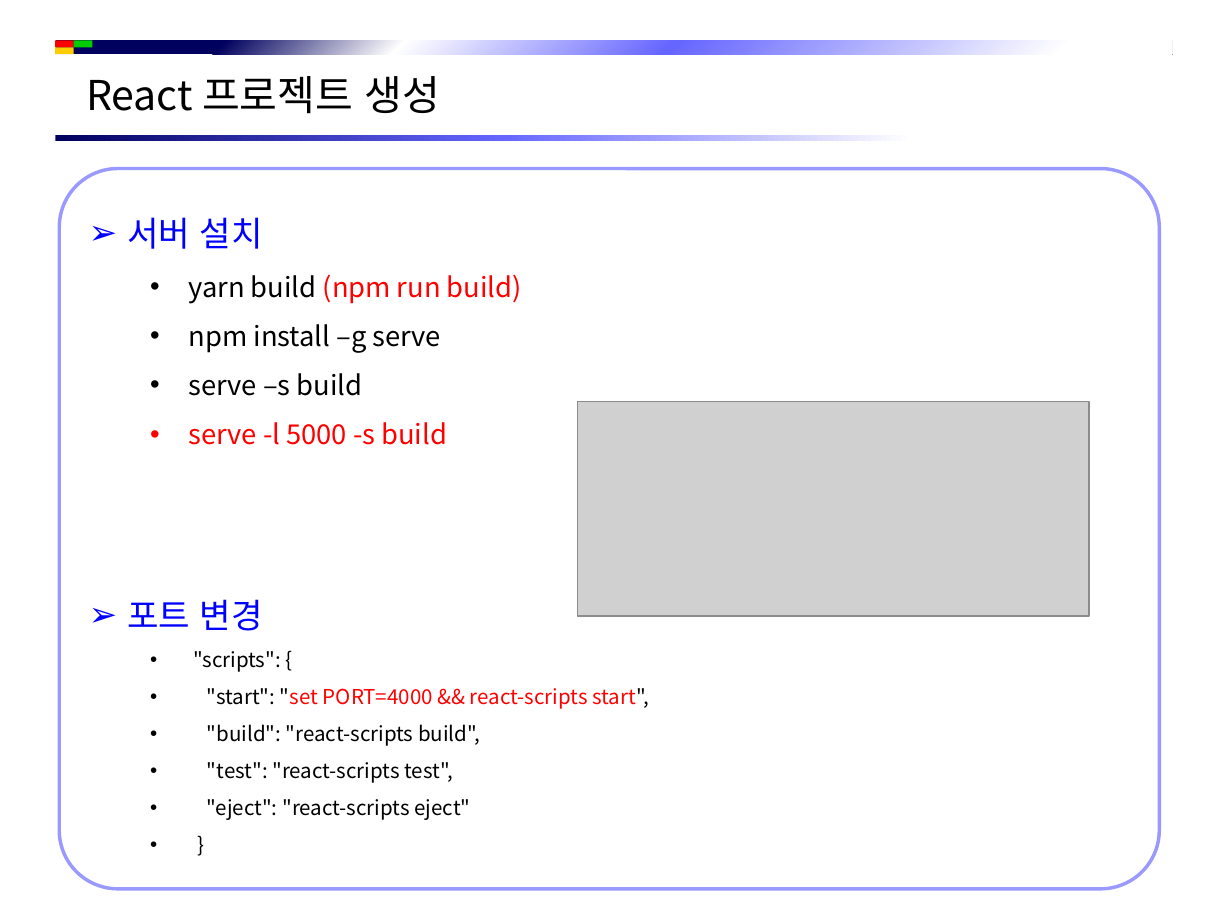
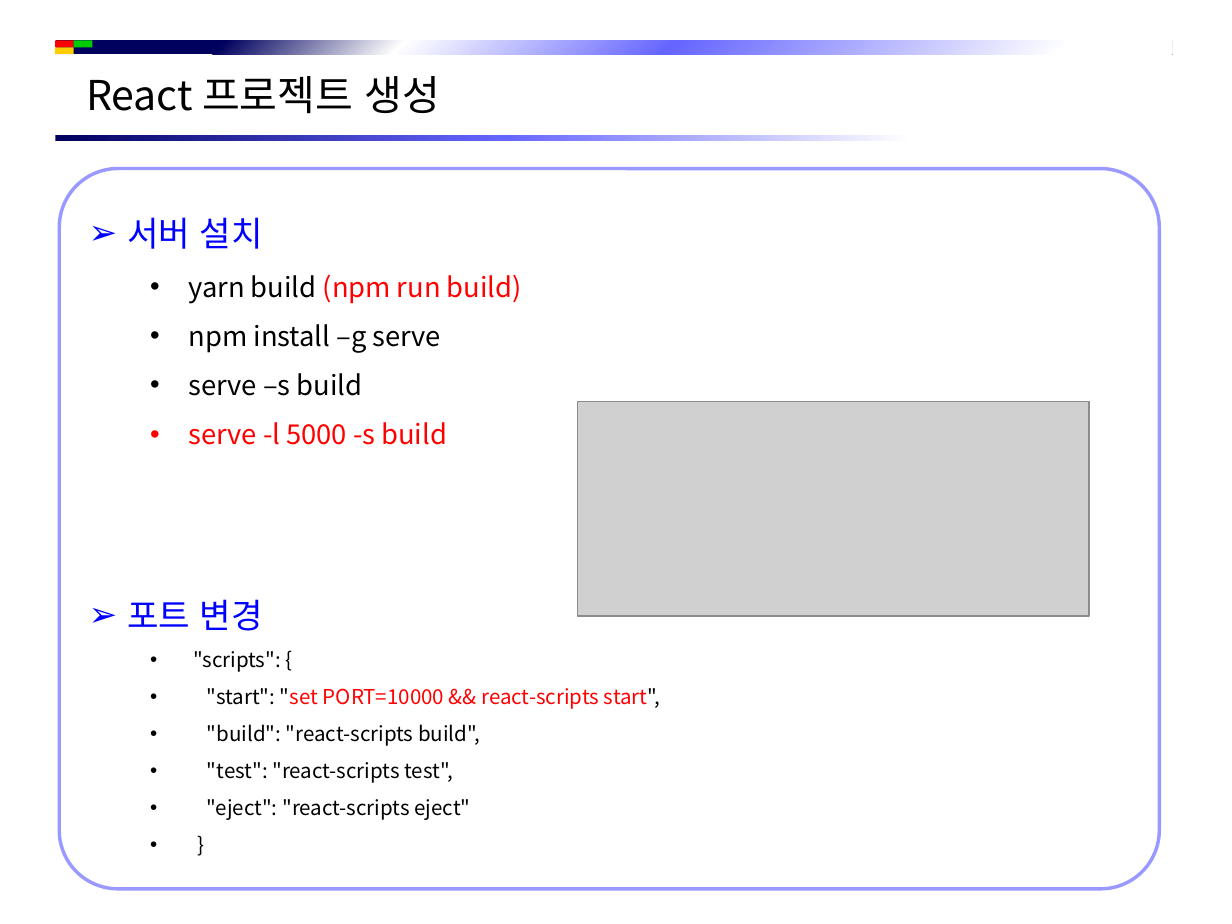
Before and after one commit to jsh-1235/Document, a slide deck: slide 10 of Front-End/React/React 시작하기.pptx. Drawn at 1232x924 pixels with LibreOffice and Linux fonts; fonts in the diff are those of the drawing; grey boxes stand for pictures; background and template pictures are left out. Boxes give left, top, right and bottom in pixels: in the first picture for what was removed or moved away, otherwise in the second. Text is boxed around its words. In the diff, an @@ line names an element or a change of style, - is before the commit and + after.

```diff
--- a/Front-End/React/React 시작하기.pptx
+++ b/Front-End/React/React 시작하기.pptx
@@ text in rounded rectangle at [207, 688, 661, 709]: text changed @@
-  • "start": "set PORT=4000 && react-scripts start",
+  • "start": "set PORT=10000 && react-scripts start",
```
Also in this commit, not shown: 4 other slides changed, 1 slide added, 6 other files.
